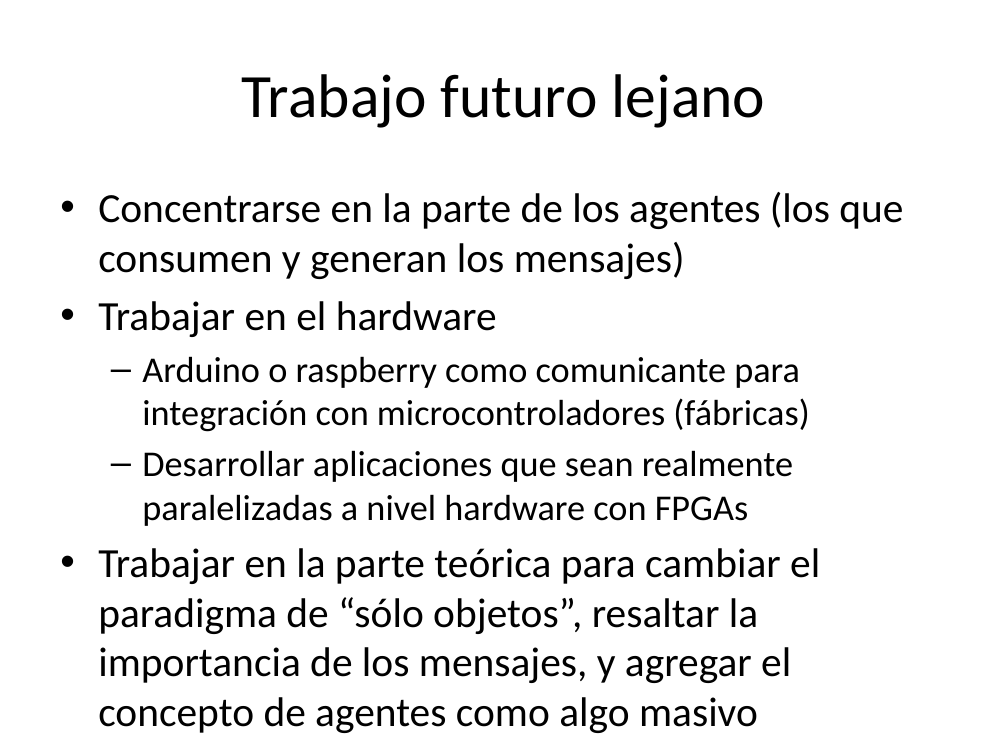
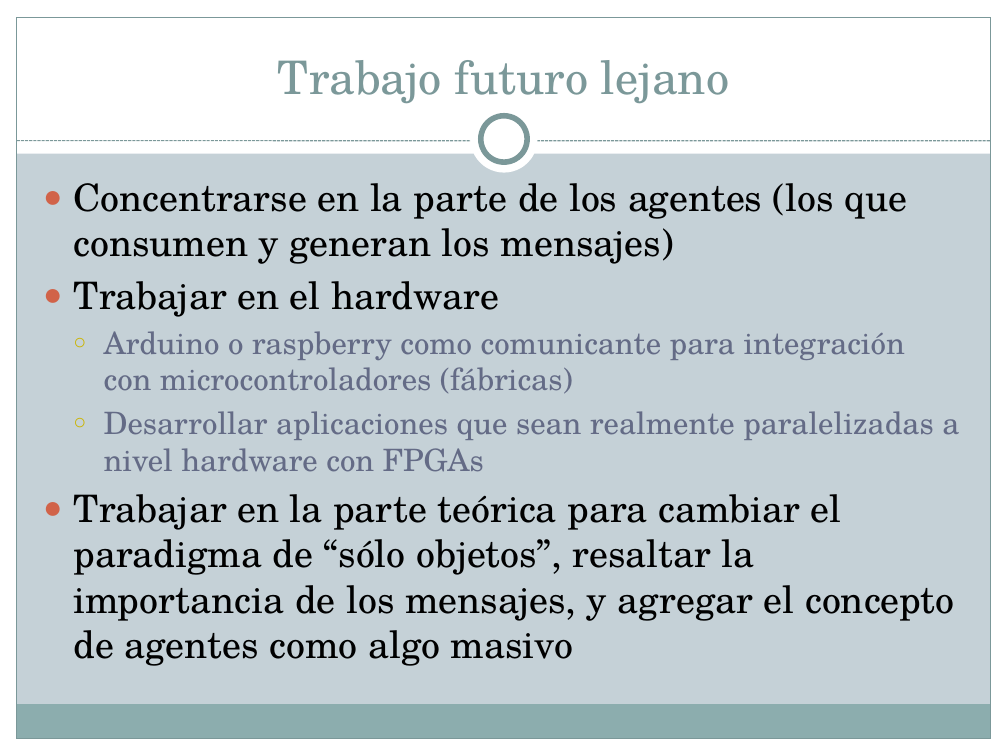
Before and after one commit to kfgodel/vortex, a slide deck: slide 19 of Documentacion/Publicable/Borradores/Intro a Vortex.pptx (slide 18 before the commit). Drawn at 1008x756 pixels with LibreOffice and Linux fonts; fonts in the diff are those of the drawing. Boxes give left, top, right and bottom in pixels: in the first picture for what was removed or moved away, otherwise in the second. Text is boxed around its words. In the diff, an @@ line names an element or a change of style, - is before the commit and + after.

```diff
--- a/Documentacion/Publicable/Borradores/Intro a Vortex.pptx
+++ b/Documentacion/Publicable/Borradores/Intro a Vortex.pptx
@@ background #FFFFFF to #C5D1D7 @@
@@ rectangle added at (x1=0, y1=0, x2=1008, y2=153), fill #FFFFFF @@
@@ rectangle added at (x1=0, y1=0, x2=17, y2=756), fill #FFFFFF @@
@@ rectangle added at (x1=17, y1=17, x2=991, y2=739), outline #7C999A 0.75 pt @@
@@ title "Trabajo futuro lejano" moved from (x1=242, y1=74, x2=766, y2=128) to (x1=278, y1=60, x2=729, y2=103) @@
@@ title "Trabajo futuro lejano" at (x1=278, y1=60, x2=729, y2=103): size 44 to 33 pt, font Calibri to TeX Gyre Schola, text colour #000000 to #7C999A; vertical alignment middle to bottom @@
@@ rectangle added at (x1=991, y1=0, x2=1008, y2=756), fill #FFFFFF @@
@@ ellipse added at (x1=471, y1=106, x2=538, y2=173), fill #FFFFFF @@
@@ ellipse added at (x1=481, y1=116, x2=527, y2=162), fill #FFFFFF, outline #7C999A 4 pt @@
@@ line added from (17, 141) to (991, 141), #7C999A 0.75 pt dashed @@
@@ text "Concentrarse en la parte de ..." moved from (x1=98, y1=192, x2=903, y2=683) to (x1=73, y1=183, x2=959, y2=666) @@
@@ text "Concentrarse en la parte de ..." at (x1=73, y1=183, x2=959, y2=666): size 29.6 to 27 pt in "Concentrarse en la parte de los agentes ...", "Trabajar en el hardware", "Trabajar en la parte teórica para cambiar ..."; font Calibri to TeX Gyre Schola; size 25.9 to 22 pt, text colour #000000 to #646B86 in "Arduino o raspberry como comunicante para integración ...", "Desarrollar aplicaciones que sean realmente paralelizadas a ..."; bullet • to ●; bullet – to ○ @@
@@ rectangle added at (x1=16, y1=705, x2=990, y2=739), fill #8CADAE @@
@@ rectangle added at (x1=0, y1=739, x2=1008, y2=756), fill #FFFFFF @@
```
Also in this commit, not shown: 18 other slides changed, 1 slide added, 2 other files.
